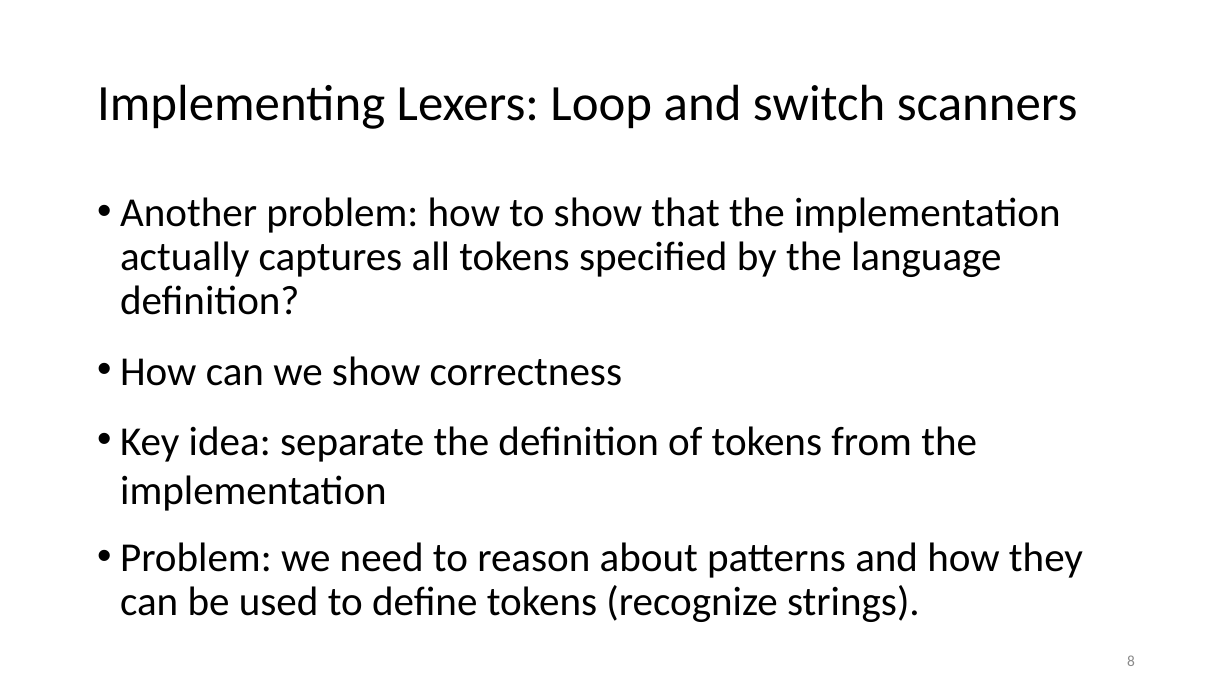
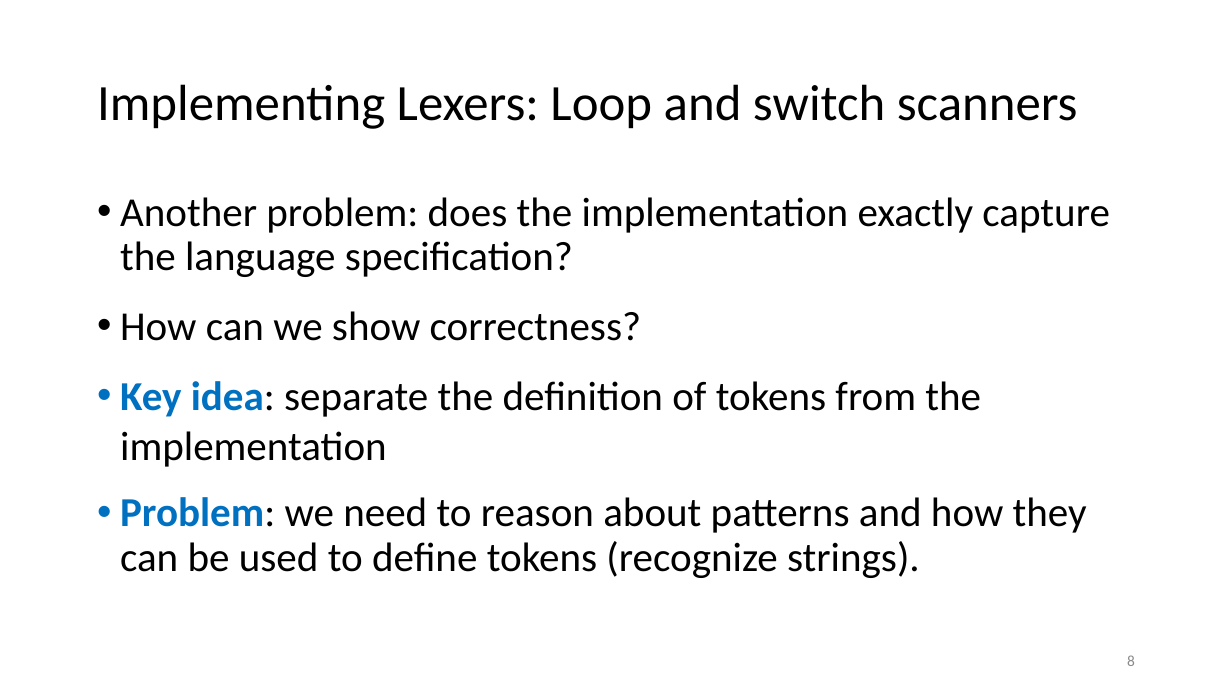
Before and after one commit to anoopsarkar/compilers-class, a slide deck: slide 8 of assets/ppt/lex/lex1-regexp-intro.pptx. Drawn at 1232x693 pixels with LibreOffice and Linux fonts; fonts in the diff are those of the drawing. Boxes give left, top, right and bottom in pixels: in the first picture for what was removed or moved away, otherwise in the second. Text is boxed around its words. In the diff, an @@ line names an element or a change of style, - is before the commit and + after.

```diff
--- a/assets/ppt/lex/lex1-regexp-intro.pptx
+++ b/assets/ppt/lex/lex1-regexp-intro.pptx
@@ text at [120, 197, 1110, 341]: text changed @@
-• Another problem: how to show that the implementation actually captures all tokens specified by the language definition?
-• How can we show correctness
+• Another problem: does the implementation exactly capture the language specification?
+• How can we show correctness?
@@ text at [120, 381, 1087, 578]: text colour #000000 to #0070C0, bold on in "Key idea:", "Problem:" @@
```
Also in this commit, not shown: 12 other slides changed, 1 other file.
